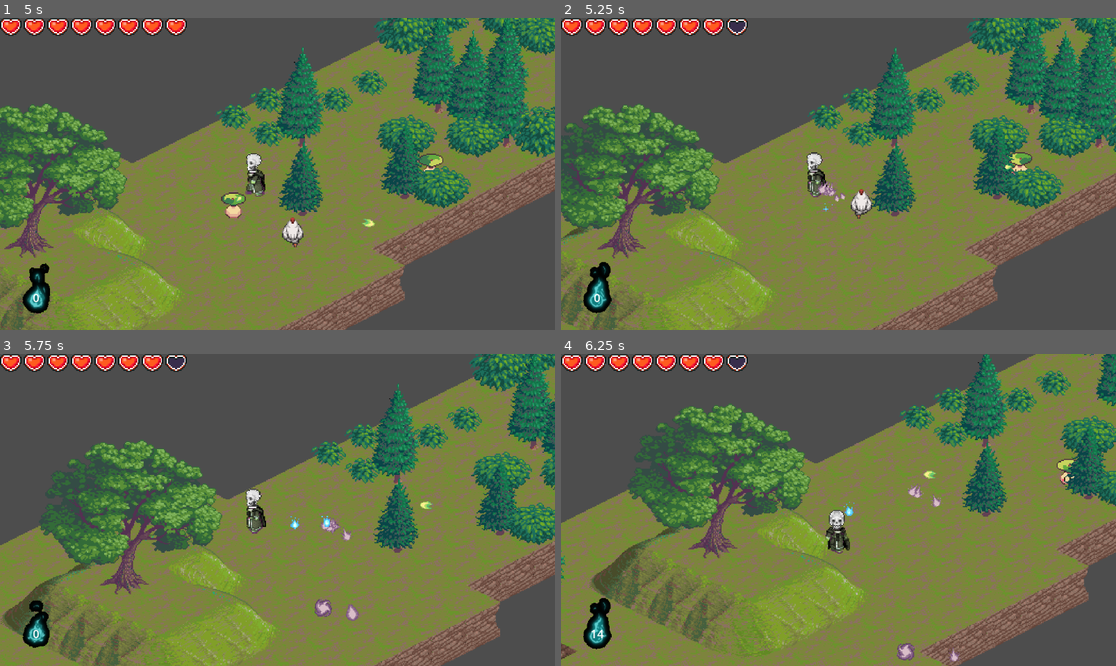
Above: before the commit, frames 1-4 (two rows, left to right).
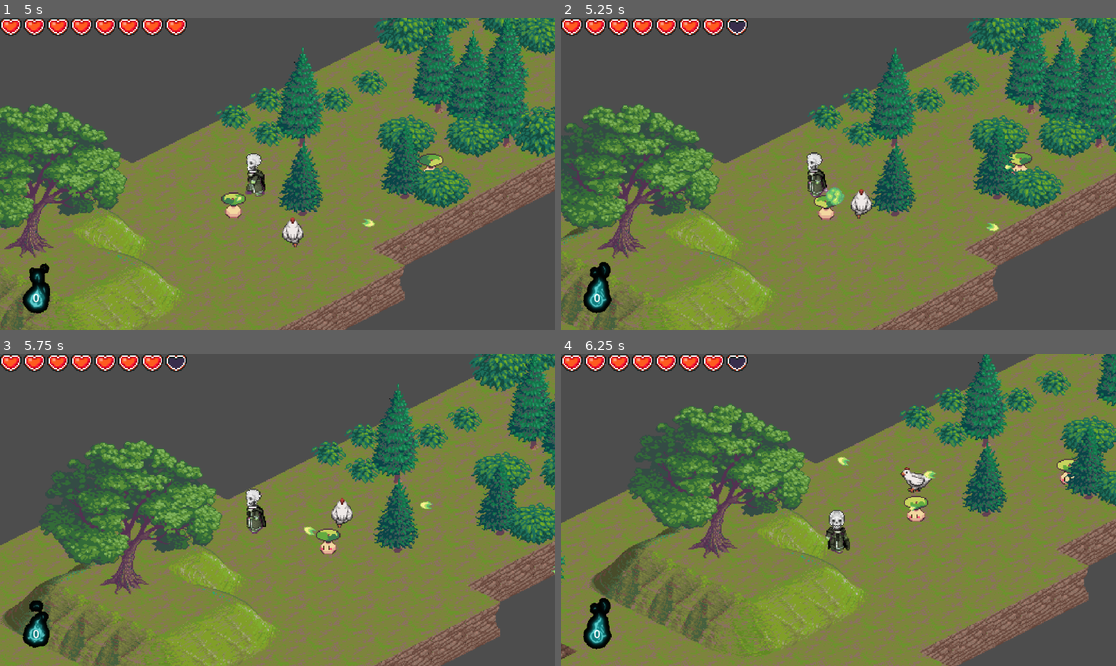
Above: after the commit, the same moments.

Repository: XMNNguyen/ECS179
Game: Godot game, scene res://Scenes/Starting_Menu.tscn
Same seed, same stepped clock (60 frames per second), same inputs: the game is played once before the commit and once after it.
Inputs:
- Up to frame 1 (5 s): click "Start" at 0.5 s; hold D (right) 1.28-2.03 s; hold S (down) 2.03-2.78 s; hold D (right) 2.78-3.53 s; hold W (up) 3.53-4.28 s; hold A (left) from 4.28 s (still down)
- Up to frame 2 (5.25 s): keep holding A (left)
- Up to frame 3 (5.75 s): keep holding A (left)
- Up to frame 4 (6.25 s): release A (left) at 5.78 s; hold S (down) from 5.78 s (still down)

Frame 1 is identical in both runs. In frame 2, 0.4% of the frame differs, in the area x 45-79%, y 51-69%; in frame 3, 0.9%, in the area x 52-100%, y 46-86%; in frame 4, 0.9%.

Commit message:
fixed bug where shotgun bullet doesn't disappear

Diff:
--- a/ecs179_project/Scenes/Attacks/shotgun_bullet.tscn
+++ b/ecs179_project/Scenes/Attacks/shotgun_bullet.tscn
@@ -243,7 +243,6 @@
 advance_mode = 2
 
 [sub_resource type="AnimationNodeStateMachineTransition" id="AnimationNodeStateMachineTransition_46qwu"]
-switch_mode = 2
 
 [sub_resource type="AnimationNodeStateMachineTransition" id="AnimationNodeStateMachineTransition_uahqs"]
 switch_mode = 2
--- a/ecs179_project/Scripts/Attacks/shotgun_bullet.gd
+++ b/ecs179_project/Scripts/Attacks/shotgun_bullet.gd
@@ -34,6 +34,7 @@
 # Called every frame. 'delta' is the elapsed time since the previous frame.
 func _process(delta: float) -> void:
 	move_and_slide()
+	state_machine.travel(state_keys[cur_state])
 	# once death timer is expired or bullet explodes, remove the bullet instance
 	if _timer.time_left == 0 || state_machine.get_current_node() == "End":
 		queue_free()
--- a/ecs179_project/Scripts/Attacks/standard_bullet.gd
+++ b/ecs179_project/Scripts/Attacks/standard_bullet.gd
@@ -34,6 +34,7 @@
 # Called every frame. 'delta' is the elapsed time since the previous frame.
 func _process(delta: float) -> void:
 	move_and_slide()
+	state_machine.travel(state_keys[cur_state])
 	# once death timer is expired or bullet explodes, remove the bullet instance
 	if _timer.time_left == 0 || state_machine.get_current_node() == "End":
 		queue_free()
--- a/ecs179_project/Scripts/player.gd
+++ b/ecs179_project/Scripts/player.gd
@@ -157,11 +157,11 @@
 			fire_standard(closest_enemy_position)
 
 		# FIRE SHOTGUN WEAPON
-		if _shotgun_weapon_timer.is_stopped():
+		if _shotgun_weapon_timer.is_stopped() && souls_count.souls >= 100:
 			fire_shotgun(closest_enemy_position)
 
 		# FIRE WAVE WEAPON
-		if _wave_weapon_timer.is_stopped() && souls_count.souls >= 100:
+		if _wave_weapon_timer.is_stopped() && souls_count.souls >= 200:
 			fire_wave(closest_enemy_position)
 
 
@@ -182,6 +182,7 @@
 	_standard_weapon_timer.start(standard_attack_cd * (2 - attack_speed))
 
 
+# fires the shotgun weapon from player
 func fire_shotgun(enemy_position: Vector2) -> void:
 	var fire_direction: Vector2 = (enemy_position - global_position).normalized()
 
@@ -210,6 +211,7 @@
 	_shotgun_weapon_timer.one_shot = true
 	add_child(_shotgun_weapon_timer)
 	_shotgun_weapon_timer.start(shotgun_attack_cd * (2 - attack_speed))
+
 
 # fires the wave bullet attack
 func fire_wave(enemy_position: Vector2) -> void:
